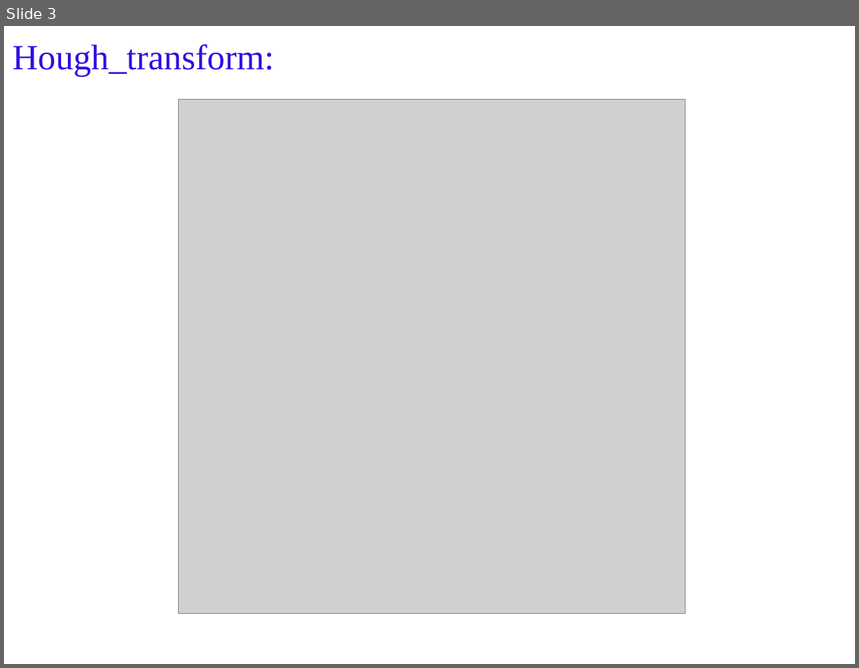
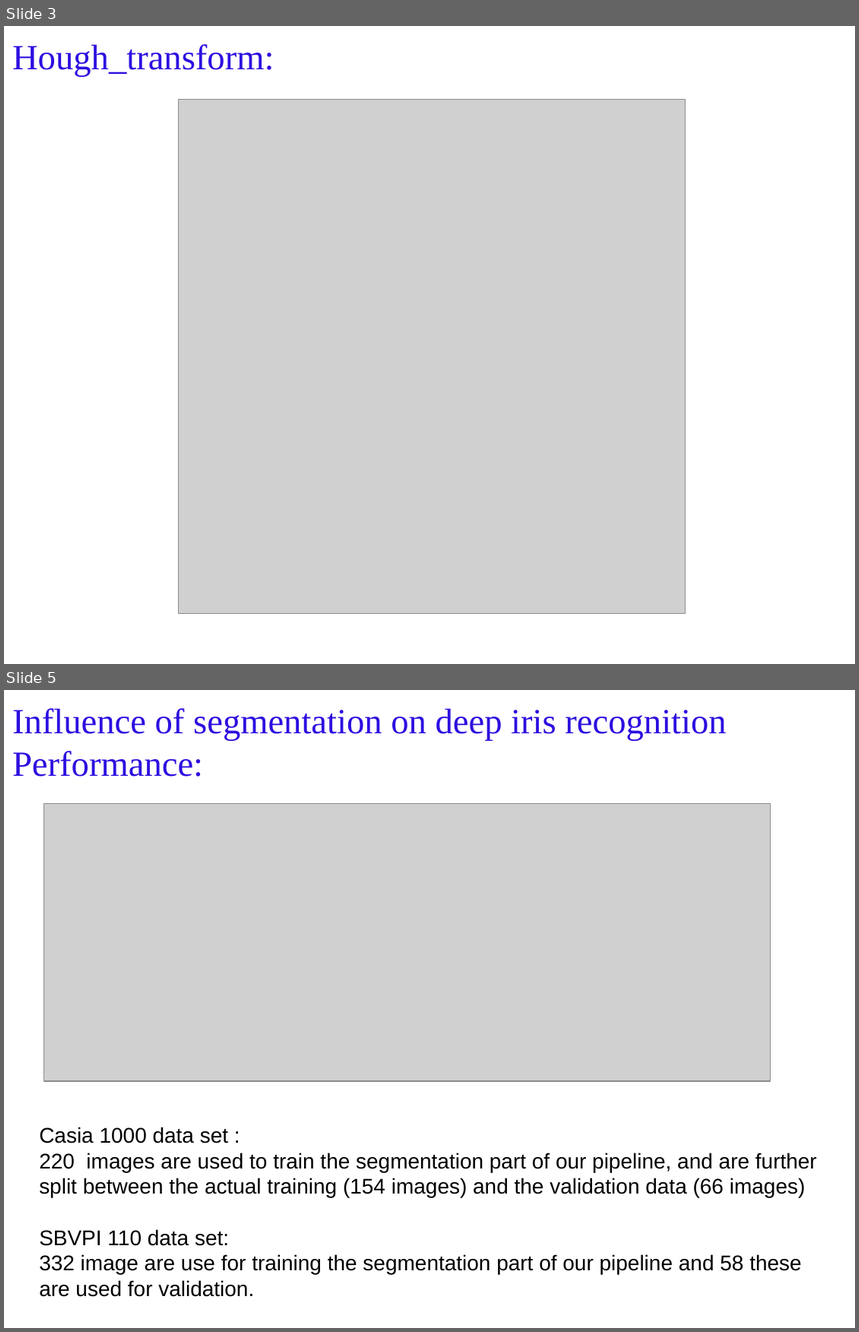
Before and after one commit to savera2020/iris_identification, a slide deck: weekly_progress/week6.pptx. Shown one above the other, each under a label of ours: slide 3 before the commit, slides 3 and 5 after it; the slides between them are not shown. The pictures are 859x668 and 859x1332 pixels, drawn with LibreOffice and Linux fonts; fonts in the diff are those of the drawing; grey boxes stand for pictures. Boxes give left, top, right and bottom in pixels: in the first picture for what was removed or moved away, otherwise in the second. Text is boxed around its words. In the diff, an @@ line names an element or a change of style, - is before the commit and + after.

Commit message:
edited week report with dougman results on casia data set.

```diff
--- a/weekly_progress/week6.pptx
+++ b/weekly_progress/week6.pptx
@@ slide 5 added at (4, 690, 855, 1328), background #FFFFFF @@
@@ text added at (12, 708, 726, 777), 30 pt, text #2C0EE0 @@
+Influence of segmentation on deep iris recognition
+Performance:
@@ picture added at (44, 804, 770, 1081) @@
@@ text added at (39, 1127, 817, 1297), 18 pt, text #000000 @@
+Casia 1000 data set :
+220 images are used to train the segmentation part of our pipeline, and are further split between the actual training (154 images) and the validation data (66 images)
+SBVPI 110 data set:
+332 image are use for training the segmentation part of our pipeline and 58 these are used for validation.
```
Also in this commit, not shown: 4 other slides added, 1 other file.
